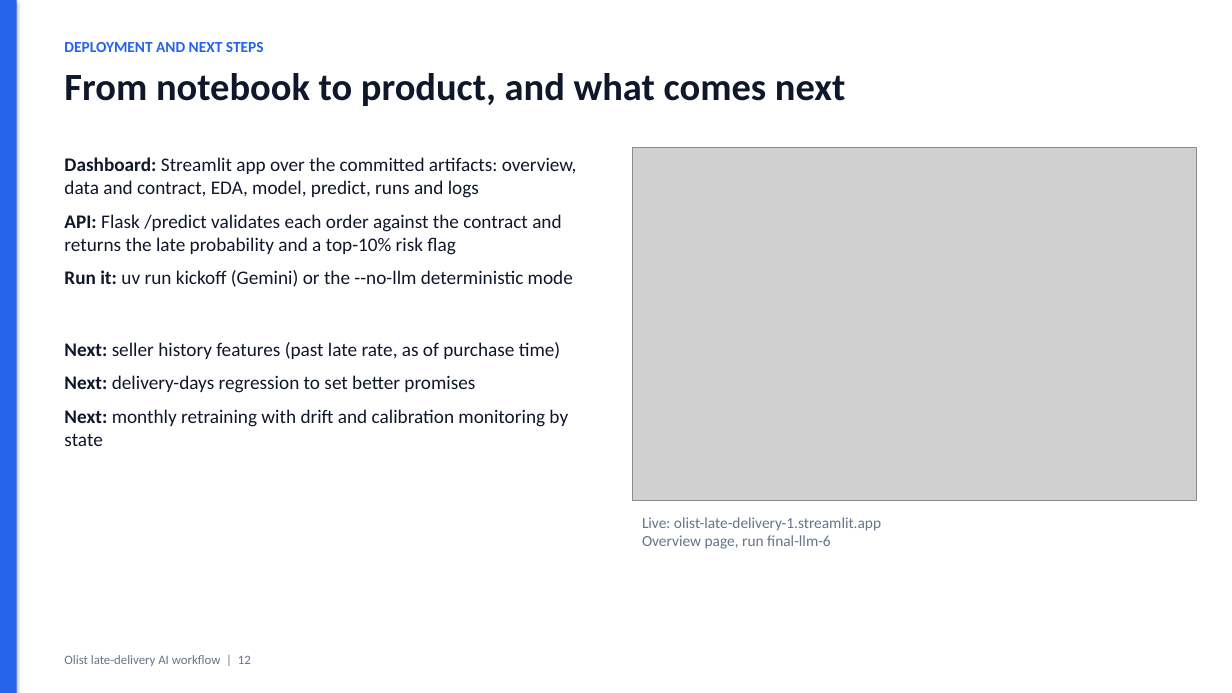
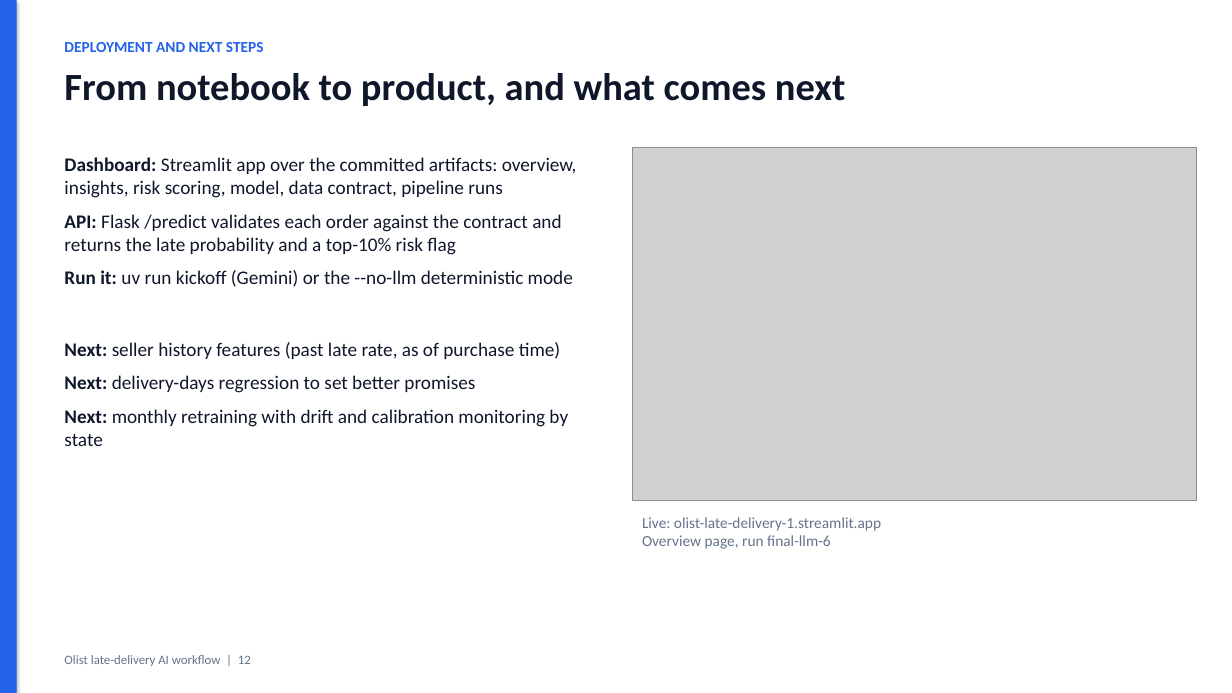
Before and after one commit to matnael332/olist-crewai-flow, a slide deck: slide 12 of docs/presentation.pptx. Drawn at 1232x693 pixels with LibreOffice and Linux fonts; fonts in the diff are those of the drawing; grey boxes stand for pictures. Boxes give left, top, right and bottom in pixels: in the first picture for what was removed or moved away, otherwise in the second. Text is boxed around its words. In the diff, an @@ line names an element or a change of style, - is before the commit and + after.

```diff
--- a/docs/presentation.pptx
+++ b/docs/presentation.pptx
@@ text at [64,157,576,198]: text changed @@
-Dashboard: Streamlit app over the committed artifacts: overview, data and contract, EDA, model, predict, runs and logs
+Dashboard: Streamlit app over the committed artifacts: overview, insights, risk scoring, model, data contract, pipeline runs
```
Also in this commit, not shown: 30 other files.
